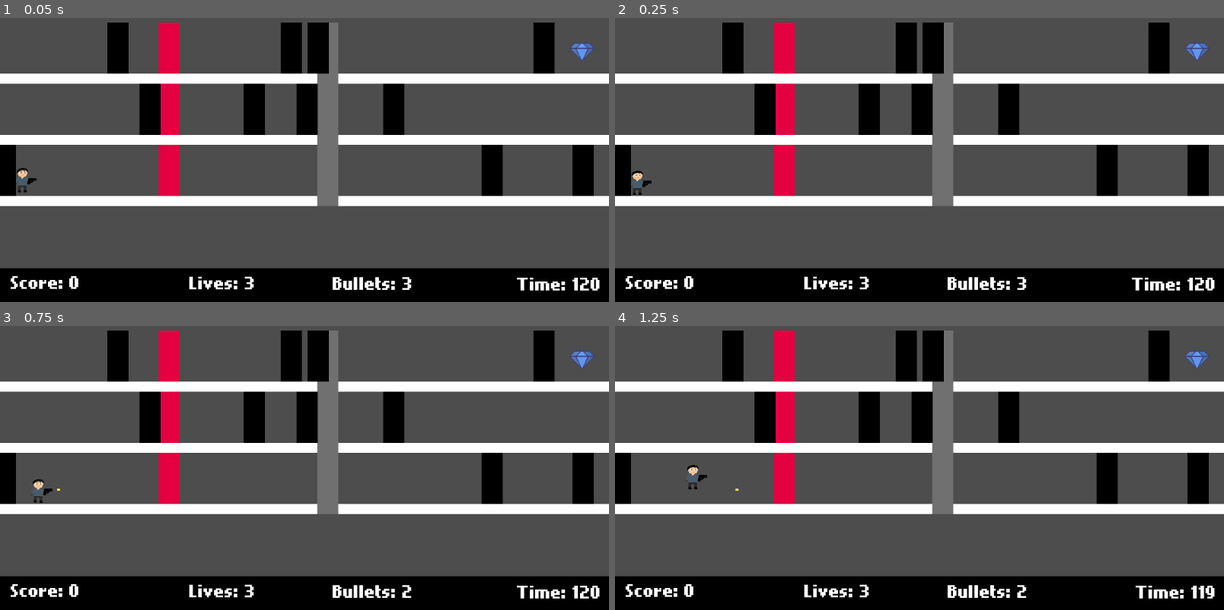
Above: before the commit, frames 1-4 (two rows, left to right).
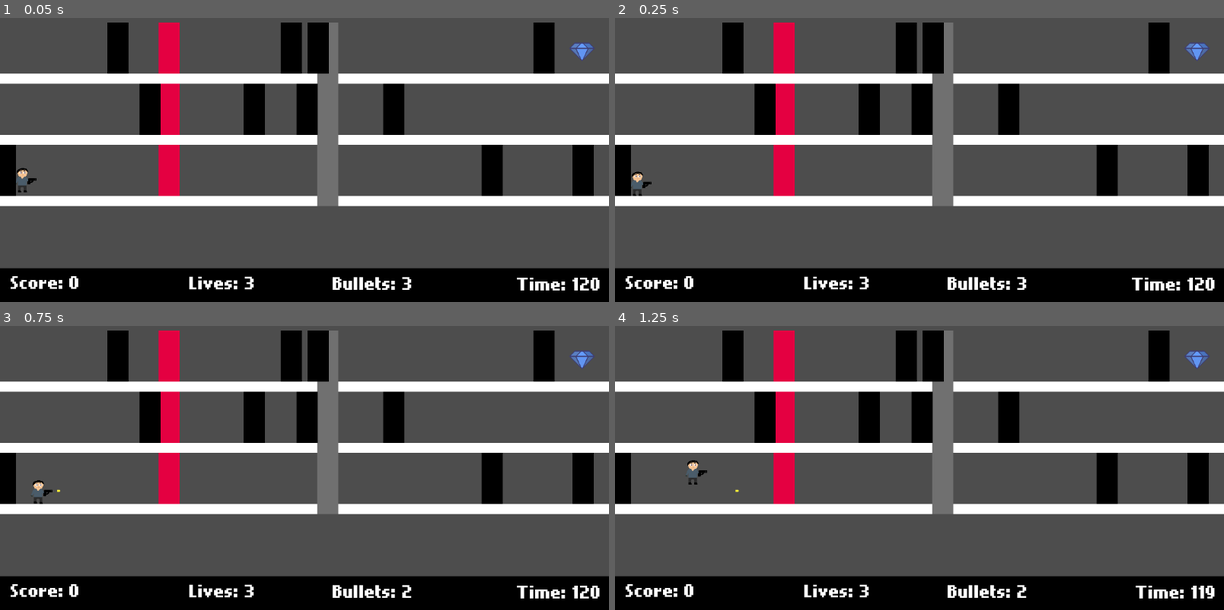
Above: after the commit, the same moments.

Repository: Colonelpanic0/Heist
Game: Godot game, scene res://Scenes/playablenew.tscn
Two runs of this game, one before a commit and one after it. Both use one fixed random seed, a clock stepped at 60 frames per second and the inputs below.
Inputs:
- Up to frame 1 (0.05 s): no input
- Up to frame 2 (0.25 s): no input
- Up to frame 3 (0.75 s): tap Enter at 0.5 s; hold D (Right) from 0.53 s (still down); tap 2 (Fire) at 0.6 s
- Up to frame 4 (1.25 s): keep holding D (Right); tap 1 (Jump) at 0.77 s

Frame 1 is identical in both runs. In frame 2, less than 0.1% of the frame differs, in the area x 2-6%, y 53-63%; in frame 3, less than 0.1%; in frame 4, 0.2%, in the area x 11-21%, y 47-59%.

Commit message:
Update player collision box

Diff:
--- a/heist/Scenes/Player.tscn
+++ b/heist/Scenes/Player.tscn
@@ -8,7 +8,7 @@
 [ext_resource type="PackedScene" uid="uid://dm4g5rmvjoln" path="res://Scenes/Bullet.tscn" id="5_nn08x"]
 
 [sub_resource type="RectangleShape2D" id="RectangleShape2D_rpqav"]
-size = Vector2(30, 50)
+size = Vector2(30, 48)
 
 [node name="Player" type="CharacterBody2D" node_paths=PackedStringArray("playerSprite", "playerMask", "GUN")]
 collision_mask = 19
@@ -32,7 +32,7 @@
 scale = Vector2(0.53125, 0.47916666)
 
 [node name="CollisionShape2D" type="CollisionShape2D" parent="."]
-position = Vector2(15, 25)
+position = Vector2(15, 24)
 shape = SubResource("RectangleShape2D_rpqav")
 metadata/_edit_lock_ = true
 
